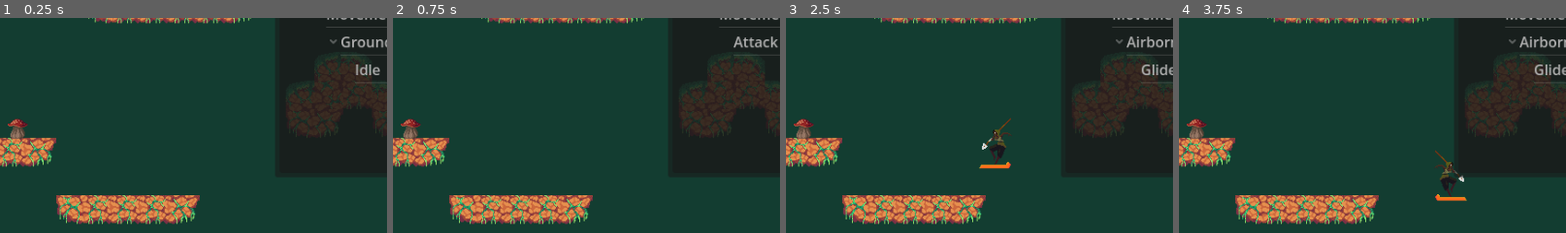
Above: before the commit, frames 1-4 (left to right).
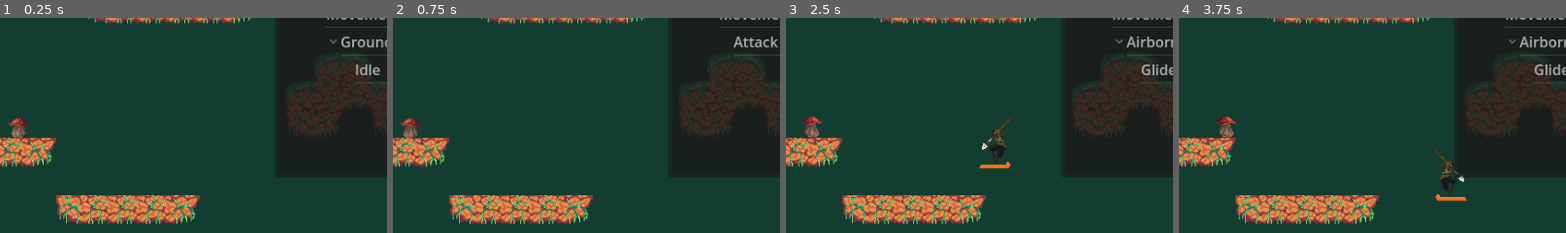
Above: after the commit, the same moments.

Repository: lemilonkh/GameOff23
Game: Godot game, scene res://scenes/main.tscn
The game is run twice, just before and just after one commit, with the same random seed, the same clock (stepped at 60 frames per second) and the same inputs.
Inputs:
- Up to frame 1 (0.25 s): no input
- Up to frame 2 (0.75 s): tap Enter at 0.5 s; hold Right (move_right) from 0.53 s (still down); hold K (attack) from 0.53 s (still down)
- Up to frame 3 (2.5 s): tap Space (jump) at 0.77, 1.52 s; release K (attack) at 1.28 s; tap K (attack) at 1.35, 2.3 s; release Right (move_right) at 2.03 s; hold Left (move_left) from 2.03 s (still down); hold J (glide) from 2.03 s (still down)
- Up to frame 4 (3.75 s): release Left (move_left) at 2.78 s; release J (glide) at 2.78 s; hold Right (move_right) from 2.78 s (still down); tap Shift at 2.85 s; tap Space (jump) at 3.02 s; tap K (attack) at 3.05 s; hold K (attack) from 3.53 s (still down)
The pictures show only the part of the screen within x 30-80%, y 25-75%; the shares and areas given below are measured in that part.

The runs differ from the first frame. In frame 1, 0.2% of the frame differs, in the area x 2-8%, y 46-57%; in frame 2, 0.1%; in frame 3, 0.5%; in frame 4, 0.7%, in the area x 2-15%, y 45-57%.
Error before the commit: Parse Error: Invalid operands "int" and "float" for "%" operator. (res://scenes/enemies/mushroom/mushroom.gd:114)

Commit message:
Fix error in mushroom.gd

Diff:
--- a/scenes/enemies/mushroom/mushroom.gd
+++ b/scenes/enemies/mushroom/mushroom.gd
@@ -111,7 +111,7 @@
 
 
 func _on_passive_state_processing(delta):
-	if _player_visible and !(randi() % attack_wait_time):
+	if _player_visible and !(fmod(randf(), attack_wait_time)):
 		_state.send_event("attack")
 
 
